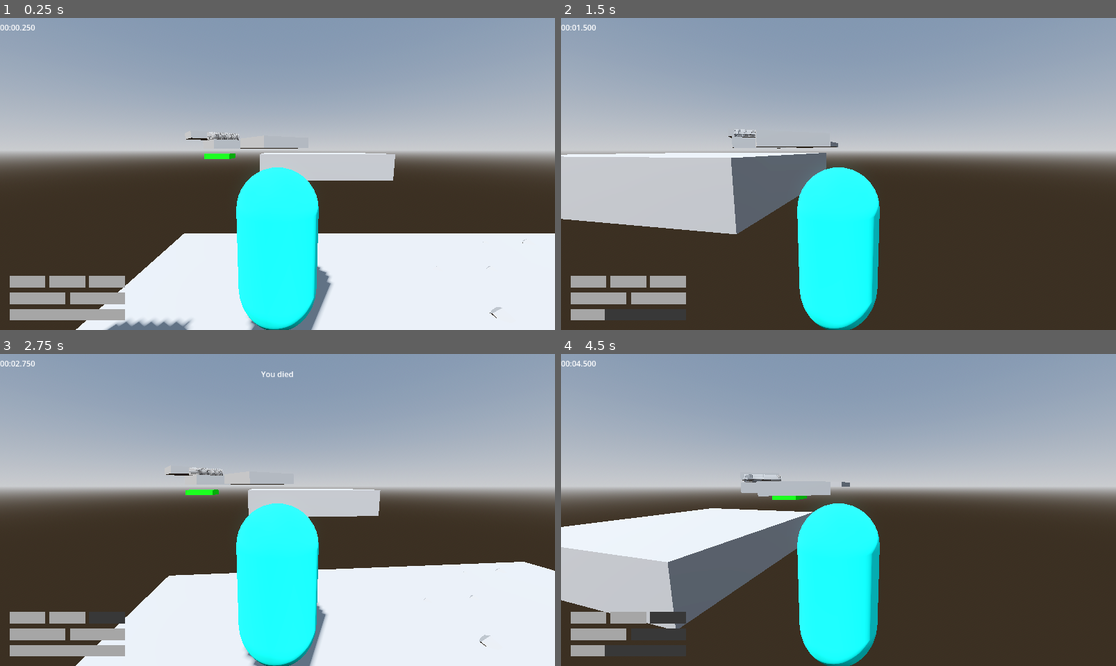
Above: before the commit, frames 1-4 (two rows, left to right).
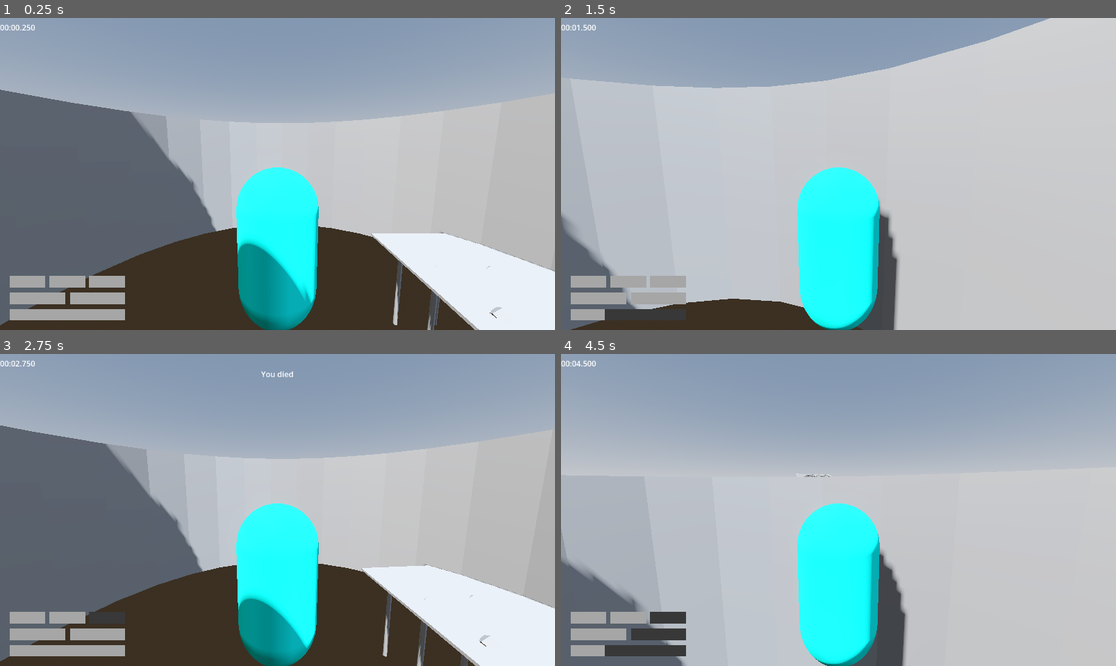
Above: after the commit, the same moments.

Repository: jpvds1/DDJD
Game: Godot game, scene res://scenes/levels/level_1.tscn
Two runs of this game, one before a commit and one after it. Both use one fixed random seed, a clock stepped at 60 frames per second and the inputs below.
Inputs (mouse positions are in pixels of both pictures, inside the frame that each line leads up to):
- Up to frame 1 (0.25 s): no input
- Up to frame 2 (1.5 s): tap Enter at 0.5 s; move the mouse to (866, 174) at 0.52 s; hold W (move_forwards) from 0.53 s (still down); tap Q (dash) at 0.6 s; tap Space (jump) at 0.77 s; move the mouse to (810, 174) at 1.27 s; tap Shift (sprint) at 1.35 s
- Up to frame 3 (2.75 s): keep holding W (move_forwards); tap Space (jump) at 1.52 s; move the mouse to (288, 503) at 2.02 s; tap Q (dash) at 2.1 s
- Up to frame 4 (4.5 s): keep holding W (move_forwards); move the mouse to (832, 516) at 2.77 s; tap Shift (sprint) at 2.85, 4.35 s; tap Space (jump) at 3.02, 3.77 s; move the mouse to (877, 513) at 3.52 s; tap Q (dash) at 3.6 s; move the mouse to (794, 506) at 4.27 s

The runs differ from the first frame. In frame 1, 47% of the frame differs, in the area x 0-100%, y 22-100%; in frame 2, 57%, in the area x 0-100%, y 0-100%; in frame 3, 46%; in frame 4, 48%.

Commit message:
!80 and 360

Diff:
--- a/platformer-game/scenes/levels/level_1.tscn
+++ b/platformer-game/scenes/levels/level_1.tscn
@@ -39,6 +39,7 @@
 transform = Transform3D(-0.99999917, 0, -0.0012740211, 0, 1, 0, 0.0012740211, 0, -0.99999917, 0, 1.5080202, 0)
 
 [node name="CSGCombiner3D" type="CSGCombiner3D" parent="." unique_id=494703401]
+visible = false
 use_collision = true
 
 [node name="CSGBox3D" type="CSGBox3D" parent="CSGCombiner3D" unique_id=378336243]
@@ -82,11 +83,13 @@
 
 [node name="Killzone" parent="." unique_id=767733067 instance=ExtResource("3_nsrm0")]
 transform = Transform3D(1, 0, 0, 0, 1, 0, 0, 0, 1, 0, -1.1847544, 0)
+visible = false
 
 [node name="CollisionShape3D" parent="Killzone" index="0" unique_id=1440156319]
 transform = Transform3D(1, 0, 0, 0, 1, 0, 0, 0, 1, 3.5545883, 0, 31.93064)
 
 [node name="Checkpoints" type="Node3D" parent="." unique_id=746168418]
+visible = false
 
 [node name="Checkpoint" parent="Checkpoints" unique_id=1109484725 instance=ExtResource("4_x42e6")]
 transform = Transform3D(1, 0, 0, 0, 1, 0, 0, 0, 1, 12, 1.5, 37)
@@ -109,10 +112,29 @@
 
 [node name="Laser" parent="." unique_id=78082071 instance=ExtResource("9_dga24")]
 transform = Transform3D(-4.371139e-08, 0, -1, 0, 1, 0, 1, 0, -4.371139e-08, 2, 0.975, -5.671)
+visible = false
 
 [node name="Hitbox" parent="Laser" index="1" unique_id=1352457121]
 transform = Transform3D(1.006, 0, 0, 0, 1.006, 0, 0, 0, 4.75, 0, 0, 0)
 
+[node name="CurvedWall" type="Node3D" parent="." unique_id=375873941]
+
+[node name="CurvedWall_180" type="CSGPolygon3D" parent="CurvedWall" unique_id=854954318]
+transform = Transform3D(1, 0, 0, 0, 1, 0, 0, 0, 1, 0, 5.37042, 0)
+use_collision = true
+polygon = PackedVector2Array(5, 4, 6, 4, 6, 0, 5, 0)
+mode = 1
+spin_degrees = 180.0
+spin_sides = 32
+
+[node name="CurvedWall_360" type="CSGPolygon3D" parent="CurvedWall" unique_id=501983927]
+transform = Transform3D(1, 0, 0, 0, 1, 0, 0, 0, 1, -0.17561054, -0.27686405, 0)
+use_collision = true
+polygon = PackedVector2Array(5, 4, 6, 4, 6, 0, 5, 0)
+mode = 1
+spin_degrees = 360.0
+spin_sides = 32
+
 [editable path="Killzone"]
 [editable path="Laser"]
 [editable path="Laser/Hitbox/Killzone"]
